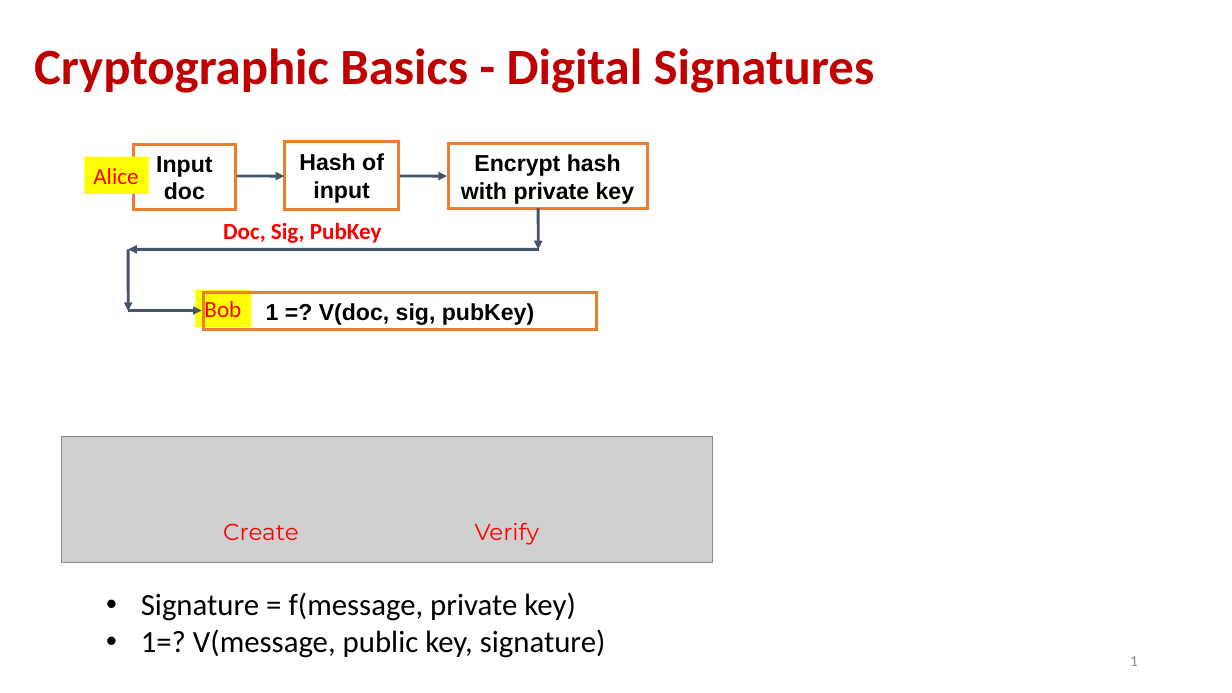
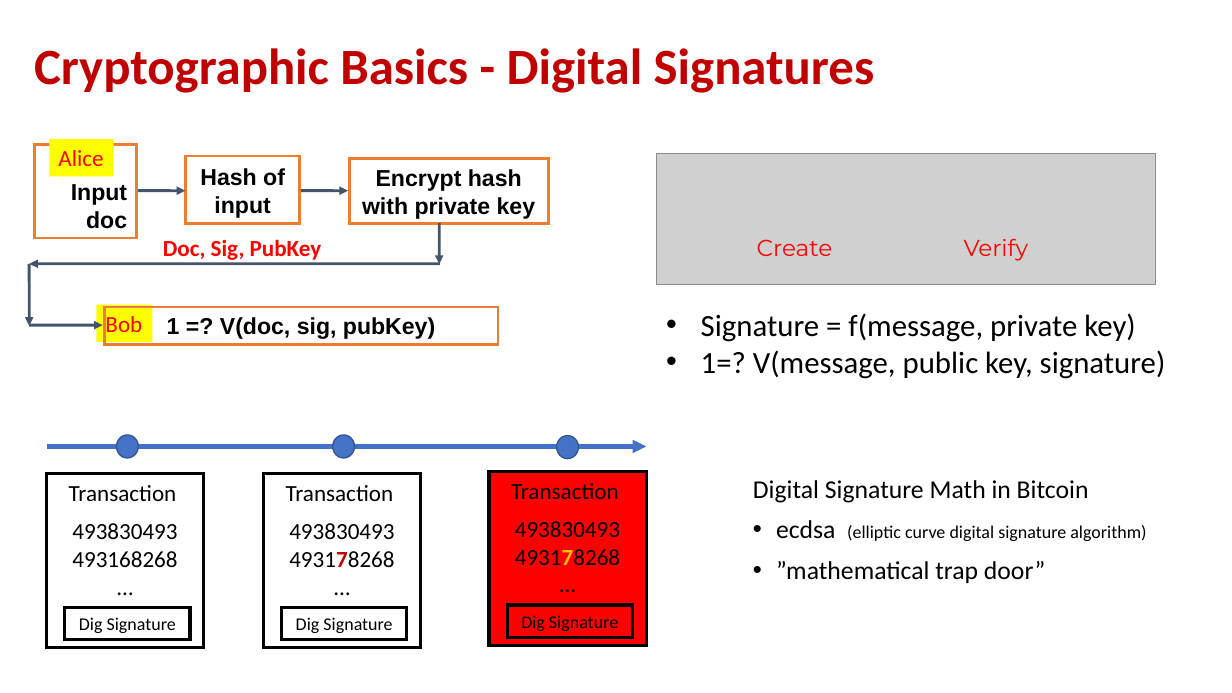
Before and after one commit to andyplusplus/blockchain, a slide deck: slide 1 of how_bitcoin_works/How_01_Cryptographic_Basics.pptx. Drawn at 1232x693 pixels with LibreOffice and Linux fonts; fonts in the diff are those of the drawing; grey boxes stand for pictures. Boxes give left, top, right and bottom in pixels: in the first picture for what was removed or moved away, otherwise in the second. Text is boxed around its words. In the diff, an @@ line names an element or a change of style, - is before the commit and + after.

```diff
--- a/how_bitcoin_works/How_01_Cryptographic_Basics.pptx
+++ b/how_bitcoin_works/How_01_Cryptographic_Basics.pptx
@@ rectangle "Input doc": place and size @@
-rectangle "Input doc" at box(134, 144, 236, 210)
+rectangle "Input doc" at box(34, 145, 136, 238)
@@ rectangle "Input doc" at box(34, 145, 136, 238): alignment centre to right @@
@@ rectangle "Alice": place and size @@
-rectangle "Alice" at box(84, 157, 149, 194)
+rectangle "Alice" at box(49, 140, 114, 177)
@@ picture added at box(657, 153, 1156, 285) @@
@@ 6 arrows, 4 rectangles: place and size @@
-6 arrows, 4 rectangles at box(128, 141, 647, 329)
+6 arrows, 4 rectangles at box(30, 156, 548, 344)
@@ text "Doc, Sig, PubKey": place and size @@
-text "Doc, Sig, PubKey" at box(223, 222, 382, 243)
+text "Doc, Sig, PubKey" at box(163, 239, 322, 263)
@@ text "Create": place and size @@
-text "Create" at box(223, 523, 299, 540)
+text "Create" at box(757, 239, 833, 256)
@@ text "Verify": place and size @@
-text "Verify" at box(475, 522, 540, 545)
+text "Verify" at box(964, 238, 1029, 261)
@@ text "Signature = f(message, private key)": place and size @@
-text "Signature = f(message, private key)" at box(141, 592, 606, 658)
+text "Signature = f(message, private key)" at box(701, 313, 1166, 379)
@@ picture removed at box(61, 436, 713, 563) @@
@@ group added at box(46, 435, 646, 458): 3 ellipses, 1 arrow @@
@@ rectangle added at box(46, 474, 203, 648), fill #FFFFFF, outline #000000 2.5 pt, 18 pt, text #000000 @@
+Transaction
+493830493
+493168268
+…
@@ rectangle added at box(263, 474, 421, 648), fill #FFFFFF, outline #000000 2.5 pt, 18 pt, text #000000 @@
+Transaction
+493830493
+493178268
+…
@@ rectangle added at box(489, 471, 646, 645), fill #FF0000, outline #000000 2.5 pt, 18 pt, text #000000 @@
+Transaction
+493830493
+493178268
+…
@@ text added at box(753, 480, 1146, 583), 20 pt, text #000000 @@
+Digital Signature Math in Bitcoin
+• ecdsa (elliptic curve digital signature algorithm)
+• ”mathematical trap door”
@@ rectangle added at box(65, 607, 190, 640), outline #000000 2.5 pt, 14 pt, text #000000 @@
+Dig Signature
@@ rectangle added at box(282, 607, 408, 640), outline #000000 2.5 pt, 14 pt, text #000000 @@
+Dig Signature
@@ rectangle added at box(507, 605, 633, 638), fill #FF0000, outline #000000 2.5 pt, 14 pt, text #000000 @@
+Dig Signature
@@ page number removed at box(1130, 656, 1138, 666) @@
-1
```
Also in this commit, not shown: 1 slide removed, 3 other files.
